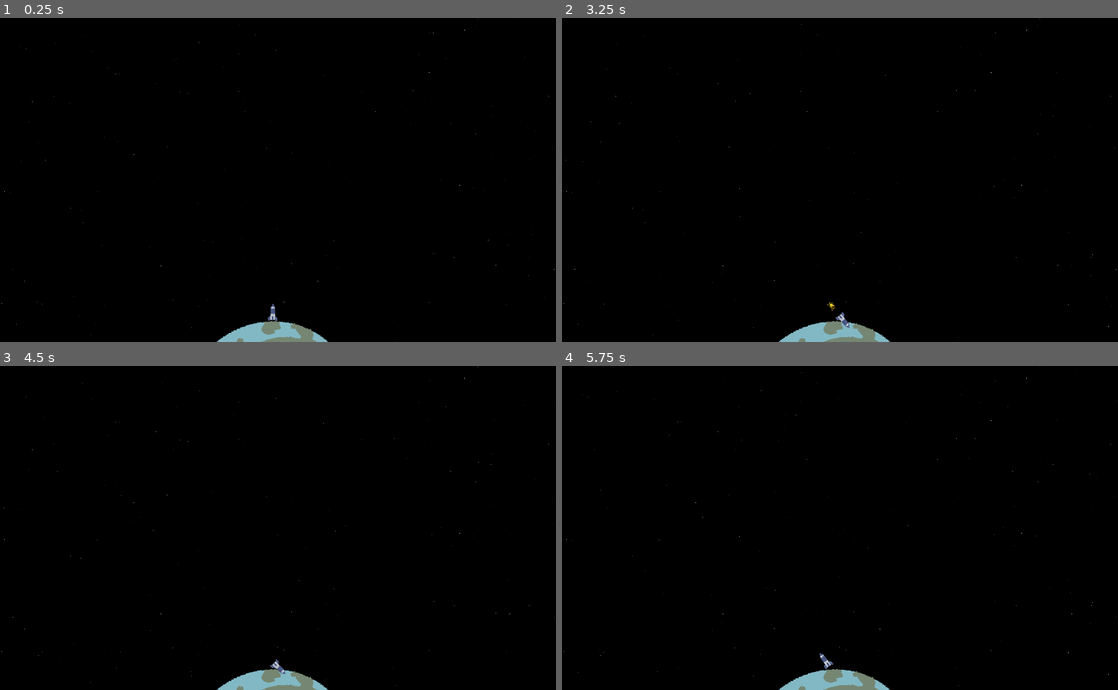
Above: before the commit, frames 1-4 (two rows, left to right).
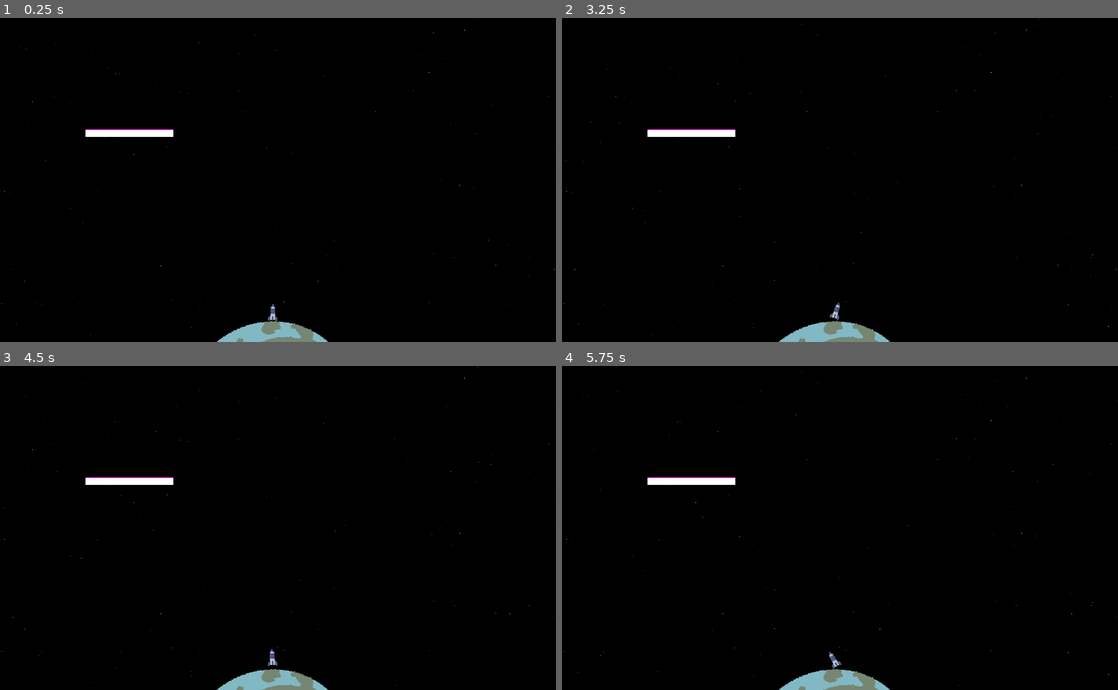
Above: after the commit, the same moments.

Repository: binaryArrow/rocketlaunch
Game: Godot game, scene res://scenes/level/level.tscn
The game is run twice, just before and just after one commit, with the same random seed, the same clock (stepped at 60 frames per second) and the same inputs.
Inputs:
- Up to frame 1 (0.25 s): no input
- Up to frame 2 (3.25 s): tap Enter (ui_accept) at 0.5, 0.77, 1.52, 3.02 s; hold Right (ui_right) 0.53-1.28 s; hold Left (ui_left) 1.28-2.03 s; hold Right (ui_right) from 2.03 s (still down)
- Up to frame 3 (4.5 s): release Right (ui_right) at 3.53 s; hold Left (ui_left) from 3.53 s (still down); tap Enter (ui_accept) at 3.77 s
- Up to frame 4 (5.75 s): keep holding Left (ui_left); tap Enter (ui_accept) at 4.52 s

The runs differ from the first frame. In frame 1, 0.4% of the frame differs, in the area x 15-32%, y 34-37%; in frame 2, 0.5%, in the area x 15-52%, y 34-96%; in frame 3, 0.5%; in frame 4, 0.5%.

Commit message:
add hitbox and refactor platform

Diff:
--- a/project.godot
+++ b/project.godot
@@ -8,11 +8,15 @@
 
 config_version=5
 
+[animation]
+
+compatibility/default_parent_skeleton_in_mesh_instance_3d=true
+
 [application]
 
 config/name="rocketlaunch"
 run/main_scene="uid://dpr52knlj0bhn"
-config/features=PackedStringArray("4.5", "GL Compatibility")
+config/features=PackedStringArray("4.6", "GL Compatibility")
 run/max_fps=120
 config/icon="res://icon.svg"
 
@@ -25,7 +29,7 @@
 
 [layer_names]
 
-2d_physics/layer_2="landing-platforms"
+2d_physics/layer_2="platforms"
 2d_physics/layer_3="player"
 
 [rendering]
--- a/scenes/level/level.gd
+++ b/scenes/level/level.gd
@@ -1,10 +1,15 @@
 extends Node2D
 
 
-func _on_area_2d_body_entered(_body: Node2D) -> void:
-	print("Rocket crashed! Restarting level...")
-	get_tree().call_deferred("reload_current_scene")
-
+func _on_offscreen(_body: Node2D) -> void:
+	restart_game()
 
 func _on_rocket_landed() -> void:
 	print("Rocket has landed successfully!")
+
+func _on_character_body_2d_crashed() -> void:
+	restart_game()
+
+func restart_game():
+	print("Rocket crashed! Restarting level...")
+	get_tree().call_deferred("reload_current_scene")
--- a/scenes/level/level.tscn
+++ b/scenes/level/level.tscn
@@ -13,67 +13,67 @@
 [sub_resource type="LabelSettings" id="LabelSettings_w8frs"]
 font_size = 20
 
-[node name="Level" type="Node2D"]
+[node name="Level" type="Node2D" unique_id=1466572793]
 script = ExtResource("1_w8frs")
 
-[node name="World" type="StaticBody2D" parent="."]
+[node name="World" type="StaticBody2D" parent="." unique_id=1010131721]
 position = Vector2(0, -19)
 
-[node name="CollisionShape2D" type="CollisionShape2D" parent="World"]
+[node name="CollisionShape2D" type="CollisionShape2D" parent="World" unique_id=533768878]
 position = Vector2(704.9999, 1025)
 scale = Vector2(21.919651, 22.090874)
 shape = SubResource("CircleShape2D_2q6dc")
 
-[node name="Sprite2D" type="Sprite2D" parent="World"]
+[node name="Sprite2D" type="Sprite2D" parent="World" unique_id=1255354776]
 position = Vector2(699, 990)
 rotation = -0.22621165
 scale = Vector2(2.169811, 1.9298246)
 texture = ExtResource("1_w7c3h")
 
-[node name="BottomBoundary" type="Area2D" parent="World"]
+[node name="BottomBoundary" type="Area2D" parent="World" unique_id=466130515]
 position = Vector2(0, 19)
 collision_mask = 4
 
-[node name="CollisionShape2D" type="CollisionShape2D" parent="World/BottomBoundary"]
+[node name="CollisionShape2D" type="CollisionShape2D" parent="World/BottomBoundary" unique_id=915111889]
 position = Vector2(225, 839)
 shape = SubResource("WorldBoundaryShape2D_w8frs")
 
-[node name="LeftBoundary" type="Area2D" parent="World"]
+[node name="LeftBoundary" type="Area2D" parent="World" unique_id=602349375]
 position = Vector2(-241, -347)
 collision_layer = 0
 collision_mask = 4
 
-[node name="CollisionShape2D" type="CollisionShape2D" parent="World/LeftBoundary"]
+[node name="CollisionShape2D" type="CollisionShape2D" parent="World/LeftBoundary" unique_id=1285095693]
 position = Vector2(225, 839)
 rotation = 1.5707964
 shape = SubResource("WorldBoundaryShape2D_w8frs")
 
-[node name="RightBoundary" type="Area2D" parent="World"]
+[node name="RightBoundary" type="Area2D" parent="World" unique_id=1264498144]
 position = Vector2(1234, -332)
 collision_layer = 0
 collision_mask = 4
 
-[node name="CollisionShape2D" type="CollisionShape2D" parent="World/RightBoundary"]
+[node name="CollisionShape2D" type="CollisionShape2D" parent="World/RightBoundary" unique_id=426459211]
 position = Vector2(225, 839)
 rotation = -1.5707964
 shape = SubResource("WorldBoundaryShape2D_w8frs")
 
-[node name="TopBoundary" type="Area2D" parent="World"]
+[node name="TopBoundary" type="Area2D" parent="World" unique_id=954729434]
 position = Vector2(615, -827)
 collision_layer = 0
 collision_mask = 4
 
-[node name="CollisionShape2D" type="CollisionShape2D" parent="World/TopBoundary"]
+[node name="CollisionShape2D" type="CollisionShape2D" parent="World/TopBoundary" unique_id=992345851]
 position = Vector2(149, 836)
 rotation = 3.1415927
 shape = SubResource("WorldBoundaryShape2D_w8frs")
 
-[node name="Background" parent="World" instance=ExtResource("3_hnne4")]
+[node name="Background" parent="World" unique_id=1021295882 instance=ExtResource("3_hnne4")]
 
-[node name="CharacterBody2D" parent="." instance=ExtResource("1_2q6dc")]
+[node name="CharacterBody2D" parent="." unique_id=2134320788 instance=ExtResource("1_2q6dc")]
 position = Vector2(706, 759)
 
-[node name="TimerLabel2" type="Label" parent="CharacterBody2D"]
+[node name="TimerLabel2" type="Label" parent="CharacterBody2D" unique_id=1616766633]
 unique_name_in_owner = true
 offset_left = -21.0
 offset_top = -7.0
@@ -81,17 +81,18 @@
 offset_bottom = 21.0
 label_settings = SubResource("LabelSettings_w8frs")
 
-[node name="Timer" type="Timer" parent="."]
+[node name="Timer" type="Timer" parent="." unique_id=1101545485]
 wait_time = 5.0
 one_shot = true
 
-[node name="StaticBody2D" parent="." instance=ExtResource("4_mx8sn")]
-position = Vector2(511, 231)
-scale = Vector2(6.7692575, 0.95908934)
+[node name="StaticBody2D" parent="." unique_id=709902558 instance=ExtResource("4_mx8sn")]
+position = Vector2(335, 298)
+platform_width = 2
 
-[connection signal="body_entered" from="World/BottomBoundary" to="." method="_on_area_2d_body_entered"]
-[connection signal="body_entered" from="World/LeftBoundary" to="." method="_on_area_2d_body_entered"]
-[connection signal="body_entered" from="World/RightBoundary" to="." method="_on_area_2d_body_entered"]
-[connection signal="body_entered" from="World/TopBoundary" to="." method="_on_area_2d_body_entered"]
+[connection signal="body_entered" from="World/BottomBoundary" to="." method="_on_offscreen"]
+[connection signal="body_entered" from="World/LeftBoundary" to="." method="_on_offscreen"]
+[connection signal="body_entered" from="World/RightBoundary" to="." method="_on_offscreen"]
+[connection signal="body_entered" from="World/TopBoundary" to="." method="_on_offscreen"]
+[connection signal="crashed" from="CharacterBody2D" to="." method="_on_character_body_2d_crashed"]
 [connection signal="landed" from="CharacterBody2D" to="." method="_on_rocket_landed"]
 [connection signal="timeout" from="Timer" to="." method="_on_timer_timeout"]
--- /dev/null
+++ b/scenes/platforms/platform.gd
@@ -0,0 +1,13 @@
+extends StaticBody2D
+class_name Platform
+
+@export var platform_width = 1
+@export var landing_zone = true
+
+# Called when the node enters the scene tree for the first time.
+func _ready() -> void:
+	scale.x = platform_width
+
+# Called every frame. 'delta' is the elapsed time since the previous frame.
+func _process(delta: float) -> void:
+	pass
--- a/scenes/platforms/platform.tscn
+++ b/scenes/platforms/platform.tscn
@@ -1,9 +1,26 @@
-[gd_scene load_steps=2 format=3 uid="uid://b8cyql2s764g2"]
+[gd_scene format=3 uid="uid://b8cyql2s764g2"]
+
+[ext_resource type="Script" uid="uid://ytjgagktpric" path="res://scenes/platforms/platform.gd" id="1_de33r"]
+
+[sub_resource type="Gradient" id="Gradient_de33r"]
+offsets = PackedFloat32Array(0, 0.07875895, 0.15274464)
+colors = PackedColorArray(1, 0, 0.87058824, 1, 1, 0, 0.87058824, 1, 1, 1, 1, 1)
+
+[sub_resource type="GradientTexture2D" id="GradientTexture2D_tv4dh"]
+gradient = SubResource("Gradient_de33r")
+fill_to = Vector2(0, 1)
 
 [sub_resource type="RectangleShape2D" id="RectangleShape2D_yqg1e"]
+size = Vector2(114, 20)
 
-[node name="StaticBody2D" type="StaticBody2D"]
+[node name="StaticBody2D" type="StaticBody2D" unique_id=2127928289]
 collision_layer = 2
+script = ExtResource("1_de33r")
 
-[node name="CollisionShape2D" type="CollisionShape2D" parent="."]
+[node name="Sprite2D" type="Sprite2D" parent="." unique_id=1729750667]
+position = Vector2(-8.940697e-07, 9.536743e-07)
+scale = Vector2(1.78125, 0.31249997)
+texture = SubResource("GradientTexture2D_tv4dh")
+
+[node name="CollisionShape2D" type="CollisionShape2D" parent="." unique_id=1821595810]
 shape = SubResource("RectangleShape2D_yqg1e")
--- a/scenes/rocket/rocket.gd
+++ b/scenes/rocket/rocket.gd
@@ -11,6 +11,7 @@
 @onready var jet_stream = $JetStream as CPUParticles2D
 
 signal landed
+signal crashed
 
 
 func _ready() -> void:
@@ -42,9 +43,11 @@
 	timer_label.text = "LANDING SUCCESSFUL"
 	emit_signal("landed")
 
-func _on_landing_indicator_body_entered(_body: Node2D) -> void:
-	timer.start()
-	timer_label.visible = true
+func _on_landing_indicator_body_entered(body: Node2D) -> void:
+	if body is Platform and body.landing_zone:
+		print(body.landing_zone)
+		timer.start()
+		timer_label.visible = true
 
 func _on_landing_indicator_body_exited(_body: Node2D) -> void:
 	timer.stop()
@@ -57,3 +60,6 @@
 		timer_label.text = text
 	else:
 		timer_label.text = str(ceil(timer.time_left)).erase(1, 2)
+
+func _on_hit_box_body_entered(body: Node2D) -> void:
+	emit_signal("crashed")
--- a/scenes/rocket/rocket.tscn
+++ b/scenes/rocket/rocket.tscn
@@ -25,39 +25,46 @@
 [sub_resource type="LabelSettings" id="LabelSettings_7lajs"]
 font_size = 20
 
-[node name="RigidBody2D" type="RigidBody2D"]
+[node name="RigidBody2D" type="RigidBody2D" unique_id=1738403478]
 collision_layer = 4
 collision_mask = 3
 physics_material_override = SubResource("PhysicsMaterial_0wp70")
 gravity_scale = 0.534
 script = ExtResource("1_dkv7l")
 
-[node name="JetStream" parent="." instance=ExtResource("2_7lajs")]
+[node name="JetStream" parent="." unique_id=1031358635 instance=ExtResource("2_7lajs")]
 unique_name_in_owner = true
 position = Vector2(0, 17)
 emitting = false
 
-[node name="Sprite2D" type="Sprite2D" parent="."]
+[node name="Sprite2D" type="Sprite2D" parent="." unique_id=834140359]
 texture = ExtResource("1_3341w")
 
-[node name="CollisionShape2D" type="CollisionShape2D" parent="."]
+[node name="HitBox" type="Area2D" parent="." unique_id=1132895764]
+collision_layer = 4
+collision_mask = 3
+
+[node name="CollisionPolygon2D" type="CollisionPolygon2D" parent="HitBox" unique_id=1500537398]
+polygon = PackedVector2Array(6, 7, -6, 7, -6, -18, 0, -26, 6, -18)
+
+[node name="BottomPart" type="CollisionShape2D" parent="." unique_id=1486430170]
 position = Vector2(0, 12.5)
 shape = SubResource("RectangleShape2D_0wp70")
 
-[node name="MainJet" type="AnimatedSprite2D" parent="."]
+[node name="MainJet" type="AnimatedSprite2D" parent="." unique_id=109870180]
 sprite_frames = SubResource("SpriteFrames_5gt1y")
 animation = &"idle"
 
-[node name="LandingIndicator" type="Area2D" parent="."]
+[node name="LandingIndicator" type="Area2D" parent="." unique_id=193203799]
 collision_layer = 0
 collision_mask = 2
 
-[node name="CollisionShape2D" type="CollisionShape2D" parent="LandingIndicator"]
+[node name="CollisionShape2D" type="CollisionShape2D" parent="LandingIndicator" unique_id=1432401016]
 position = Vector2(0, 17.5)
 shape = SubResource("RectangleShape2D_7lajs")
 debug_color = Color(0.7430391, 0.2695464, 0.9332651, 0.41960785)
 
-[node name="TimerLabel" type="Label" parent="."]
+[node name="TimerLabel" type="Label" parent="." unique_id=587587538]
 unique_name_in_owner = true
 offset_left = -6.0
 offset_top = -55.0
@@ -65,10 +72,11 @@
 offset_bottom = -27.0
 label_settings = SubResource("LabelSettings_7lajs")
 
-[node name="Timer" type="Timer" parent="."]
+[node name="Timer" type="Timer" parent="." unique_id=1072865147]
 wait_time = 5.0
 one_shot = true
 
+[connection signal="body_entered" from="HitBox" to="." method="_on_hit_box_body_entered"]
 [connection signal="body_entered" from="LandingIndicator" to="." method="_on_landing_indicator_body_entered"]
 [connection signal="body_exited" from="LandingIndicator" to="." method="_on_landing_indicator_body_exited"]
 [connection signal="timeout" from="Timer" to="." method="_on_timer_timeout"]
Not shown: 1 places in scenes/level/level.tscn that only renumber resources
Not shown, added: scenes/platforms/platform.gd.uid
Not shown: 1 places in scenes/rocket/rocket.tscn that only renumber resources
